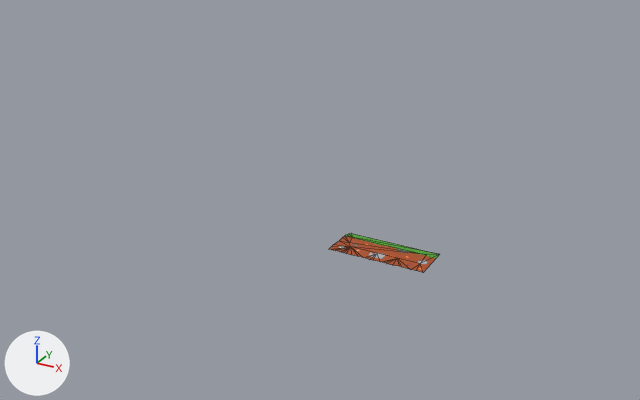
Renders of the Blender file raw/environments/blend/tut1.blend from each side of a commit.
One viewpoint serves both versions: a 50 mm lens placed at (18.6, -39.1, 21.4), pointed at (-2.4, -0.8, 2.3). The axes (+X, +Y, +Z) are drawn at lower left. The lights are the same throughout. Mesh edges are drawn as thin lines.
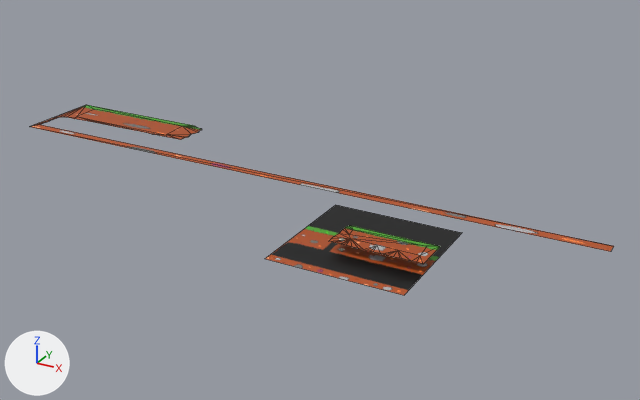
Where the newer file only moved an object's origin or applied its transform, the numbers keep the older frame.

What differs and where, as boxes (x1, y1, x2, y2) in the pictures (640 x 400 px):
'Plane', shown: after (265, 205, 462, 295)
'Plane.002', shown (brown): after (30, 105, 614, 252)
'Plane.004', moved: before (329, 234, 440, 272); after (329, 226, 440, 264)

The change, as a diff of the scene's bpy script:
```diff
--- a/raw/environments/blend/tut1.blend.py
+++ b/raw/environments/blend/tut1.blend.py
@@ me_plane_003 @@
 me_plane_003.from_pydata(...)  # 40 vertices, 42 faces; spans x -0.37..1.63, y -2.56..2.09, z 0.0
 # used by ob_plane_002; location = (-2.52, -1.44, 4.75); scale = (4.0, 1.0, 1.0)
+# me_plane_003 part 2: the whole mesh is scaled about its middle by (4, 1, 1), then moved by (-0.63, -1.44, 0.4)
 me_plane_003.materials.append(mat_tut_png)
@@ me_plane_005 @@
 me_plane_005.from_pydata(...)  # 41 vertices, 45 faces; spans x -2.23..3.25, y -1.43..0.9, z 0.0
 # used by ob_plane_004; location = (0.75, -0.24, -0.05)
+# me_plane_005 part 1: the whole mesh is moved by (-0.51, 0.26, 0.0)
 me_plane_005.materials.append(mat_tut_png)
@@ ob_plane @@
 ob_plane.scale = (4.0, 4.0, 4.0)
-ob_plane.hide_set(True)  # its collection is switched off
@@ ob_plane_002 @@
 ob_plane_002.scale = (4.0, 1.0, 1.0)
-ob_plane_002.hide_set(True)  # its collection is switched off
@@ ob_plane_004 @@
 ob_plane_004 = bpy.data.objects.new('Plane.004', me_plane_005)
-ob_plane_004.location = (0.75, -0.24, -0.05)
+ob_plane_004.location = (1.26, -0.51, 0.42)
```
